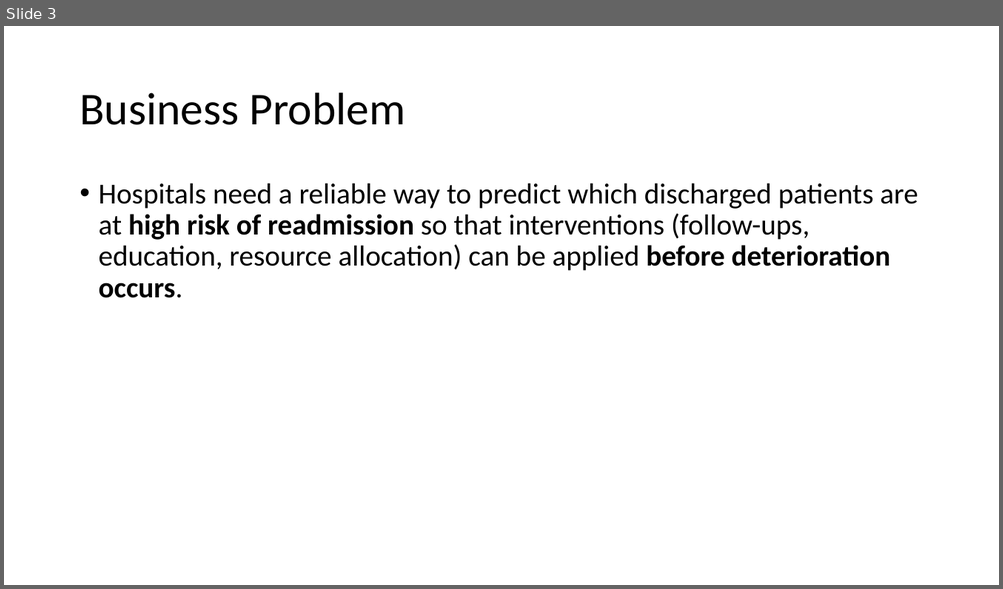
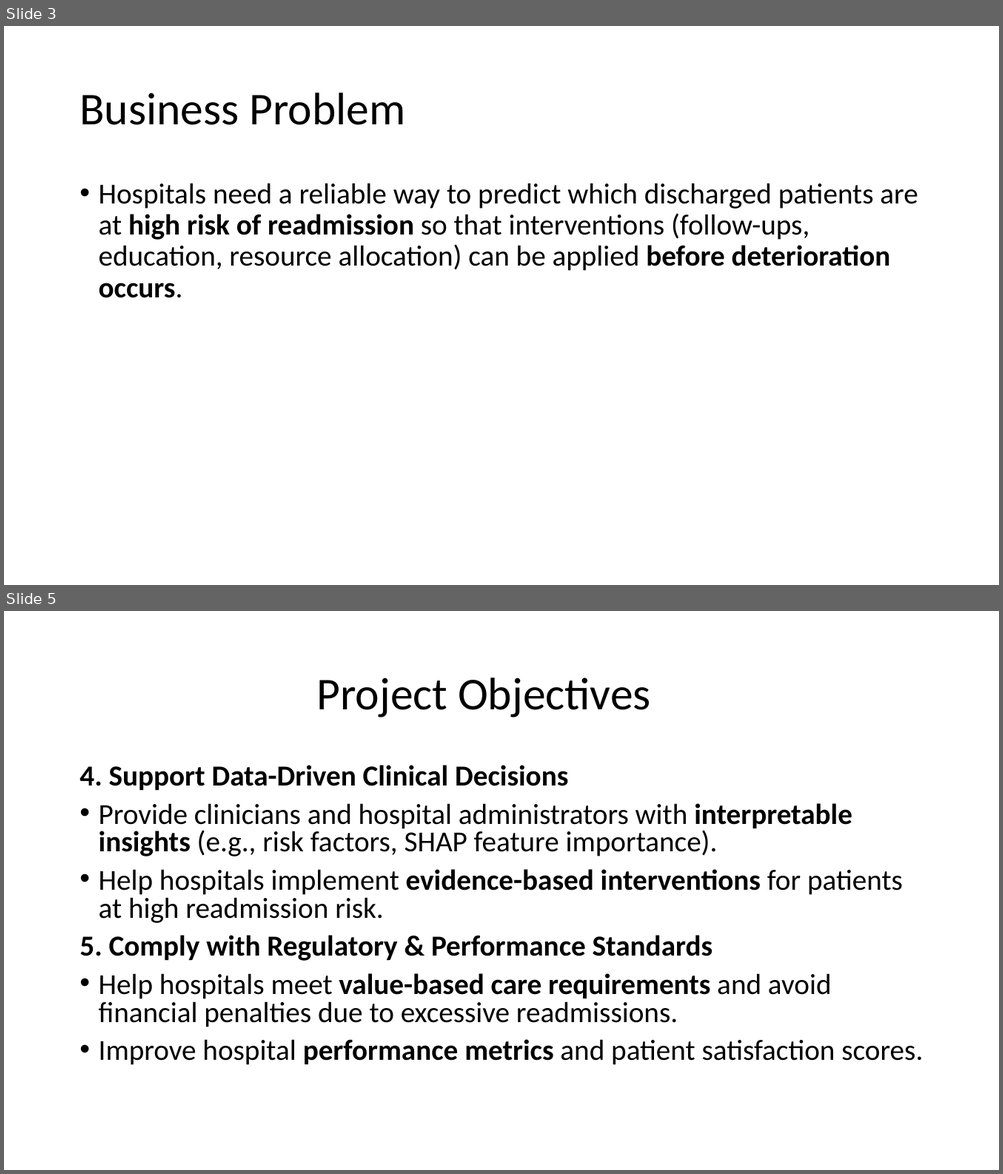
Before and after one commit to MburuMr/Diabetes-Readmission-Prediction, a slide deck: Presentation2.pptx. Shown one above the other, each under a label of ours: slide 3 before the commit, slides 3 and 5 after it; the slides between them are not shown. The pictures are 1003x589 and 1003x1174 pixels, drawn with LibreOffice and Linux fonts; fonts in the diff are those of the drawing. Boxes give left, top, right and bottom in pixels: in the first picture for what was removed or moved away, otherwise in the second. Text is boxed around its words. In the diff, an @@ line names an element or a change of style, - is before the commit and + after.

```diff
--- a/Presentation2.pptx
+++ b/Presentation2.pptx
@@ slide 5 added at box(4, 611, 999, 1170), background #FFFFFF @@
@@ title added at box(317, 678, 651, 718), 44 pt, text #000000 @@
+Project Objectives
@@ text added at box(79, 765, 922, 1065), 28 pt, text #000000 @@
+4. Support Data-Driven Clinical Decisions
+• Provide clinicians and hospital administrators with interpretable insights (e.g., risk factors, SHAP feature importance).
+• Help hospitals implement evidence-based interventions for patients at high readmission risk.
+5. Comply with Regulatory & Performance Standards
+• Help hospitals meet value-based care requirements and avoid financial penalties due to excessive readmissions.
+• Improve hospital performance metrics and patient satisfaction scores.
```
Also in this commit, not shown: 2 other slides added.
